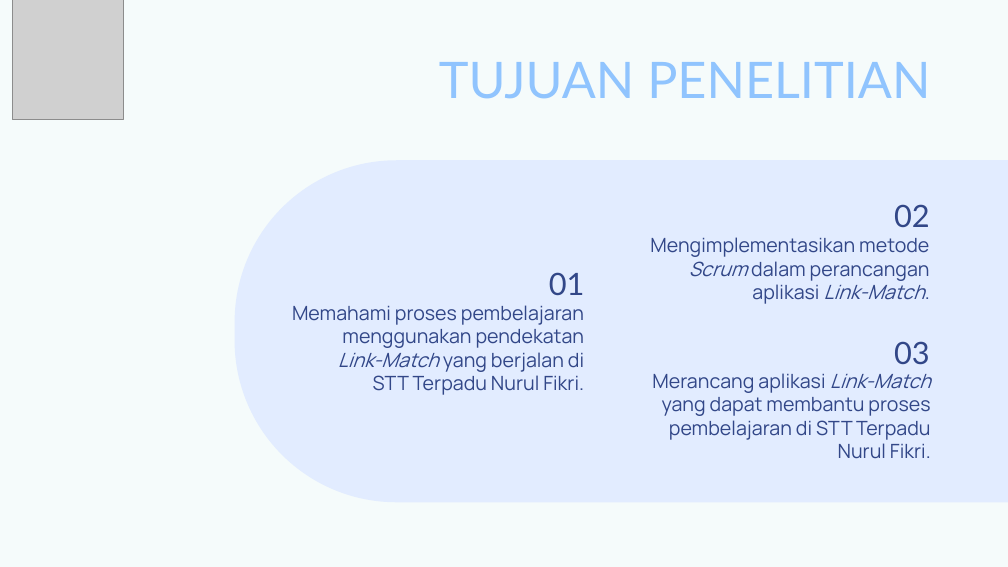
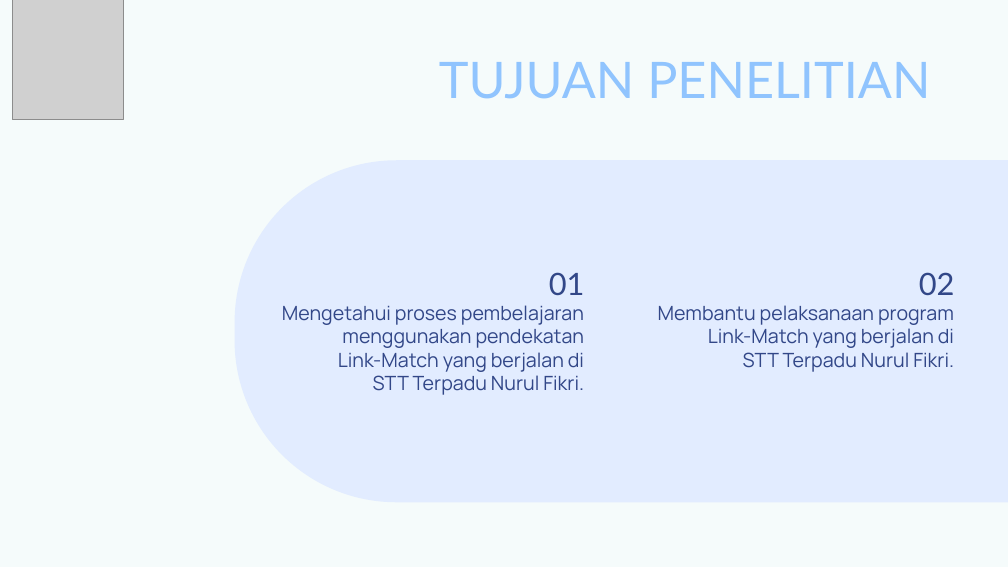
Before and after one commit to Ardith24/TA-STTNF, a slide deck: slide 10 of PPT Semprop - Ardith L (revisi).pptx. Drawn at 1008x567 pixels with LibreOffice and Linux fonts; fonts in the diff are those of the drawing; grey boxes stand for pictures. Boxes give left, top, right and bottom in pixels: in the first picture for what was removed or moved away, otherwise in the second. Text is boxed around its words. In the diff, an @@ line names an element or a change of style, - is before the commit and + after.

```diff
--- a/PPT Semprop - Ardith L (revisi).pptx
+++ b/PPT Semprop - Ardith L (revisi).pptx
@@ subtitle removed at bbox=[650, 237, 930, 304] @@
-Mengimplementasikan metode Scrum dalam perancangan aplikasi Link-Match.
@@ text "02": place and size @@
-text "02" at bbox=[894, 204, 930, 227]
+text "02" at bbox=[919, 272, 955, 295]
@@ subtitle at bbox=[282, 305, 585, 395]: text changed @@
-Memahami proses pembelajaran menggunakan pendekatan Link-Match yang berjalan di STT Terpadu Nurul Fikri.
+Mengetahui proses pembelajaran menggunakan pendekatan Link-Match yang berjalan di STT Terpadu Nurul Fikri.
@@ text added at bbox=[658, 305, 954, 372], 14 pt, text #324788 @@
+Membantu pelaksanaan program Link-Match yang berjalan di STT Terpadu Nurul Fikri.
@@ title removed at bbox=[894, 341, 930, 365] @@
-03
@@ subtitle removed at bbox=[652, 373, 931, 459] @@
-Merancang aplikasi Link-Match yang dapat membantu proses pembelajaran di STT Terpadu Nurul Fikri.
```
Also in this commit, not shown: 2 other slides changed, 1 other file.
